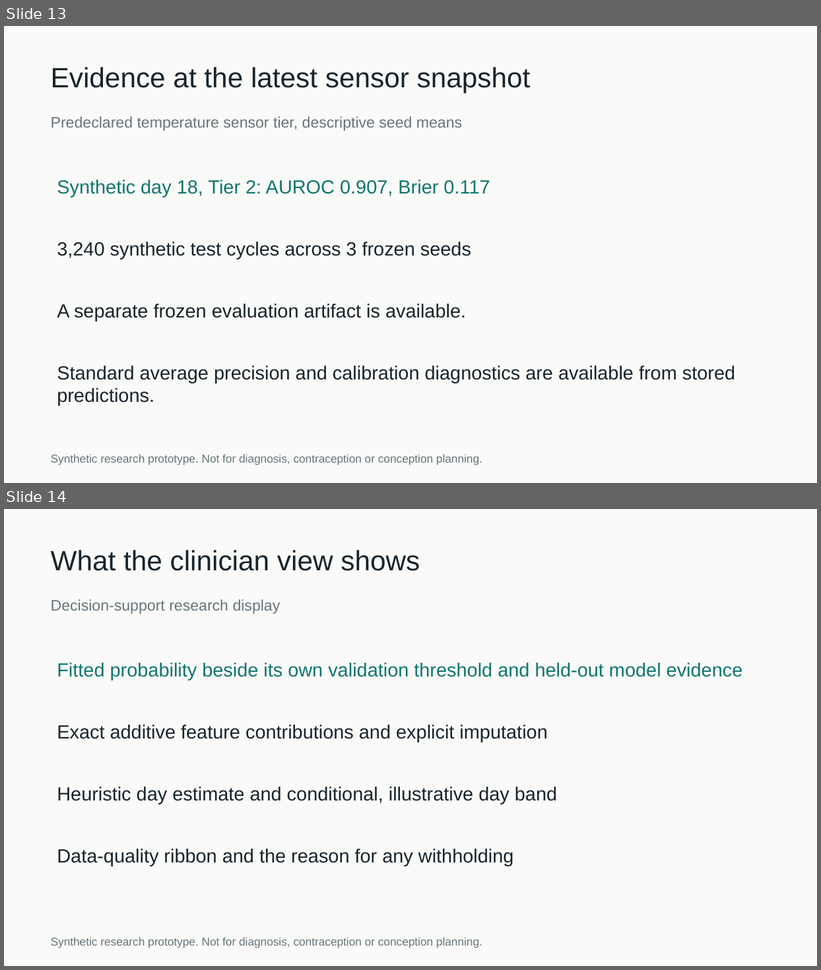
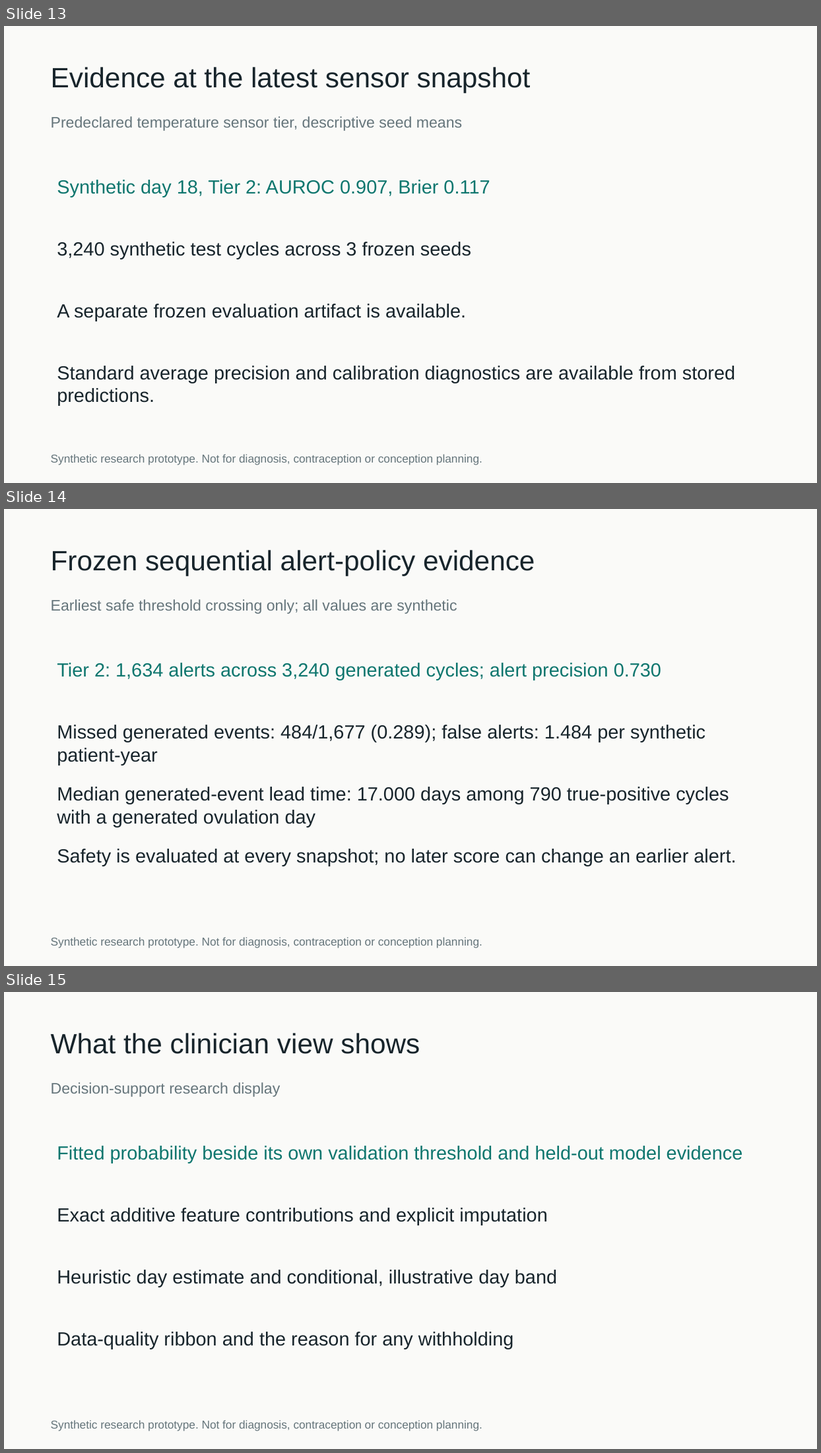
Before and after one commit to kushagragupta2005/CycleTwin_VIT, a slide deck: deliverables/CycleTwin_pitch_deck.pptx. Shown one above the other, each under a label of ours: slides 13 and 14 before the commit, slides 13, 14 and 15 after it. The pictures are 821x970 and 821x1453 pixels, drawn with LibreOffice and Linux fonts; fonts in the diff are those of the drawing. Boxes give left, top, right and bottom in pixels: in the first picture for what was removed or moved away, otherwise in the second. Text is boxed around its words. In the diff, an @@ line names an element or a change of style, - is before the commit and + after.

Commit message:
Evaluate causal frozen alert policy (B3)

```diff
--- a/deliverables/CycleTwin_pitch_deck.pptx
+++ b/deliverables/CycleTwin_pitch_deck.pptx
@@ slide 14 added at <box>4,509,817,966</box>, background #FAFAF8 @@
@@ text added at <box>51,550,535,576</box>, 33 pt, text #17242B @@
+Frozen sequential alert-policy evidence
@@ text added at <box>51,599,457,614</box>, 18 pt, text #65757B @@
+Earliest safe threshold crossing only; all values are synthetic
@@ text added at <box>57,663,661,681</box>, 22.5 pt, text #0E766E @@
+Tier 2: 1,634 alerts across 3,240 generated cycles; alert precision 0.730
@@ text added at <box>57,725,706,765</box>, 22.5 pt, text #17242B @@
+Missed generated events: 484/1,677 (0.289); false alerts: 1.484 per synthetic patient-year
@@ text added at <box>57,787,729,827</box>, 22.5 pt, text #17242B @@
+Median generated-event lead time: 17.000 days among 790 true-positive cycles with a generated ovulation day
@@ text added at <box>57,849,736,866</box>, 22.5 pt, text #17242B @@
+Safety is evaluated at every snapshot; no later score can change an earlier alert.
@@ text added at <box>51,937,482,949</box>, 13.5 pt, text #65757B @@
+Synthetic research prototype. Not for diagnosis, contraception or conception planning.
@@ what was slide 14 is now slide 15 @@
```
Also in this commit, not shown: 1 slide changed, 17 other files.
